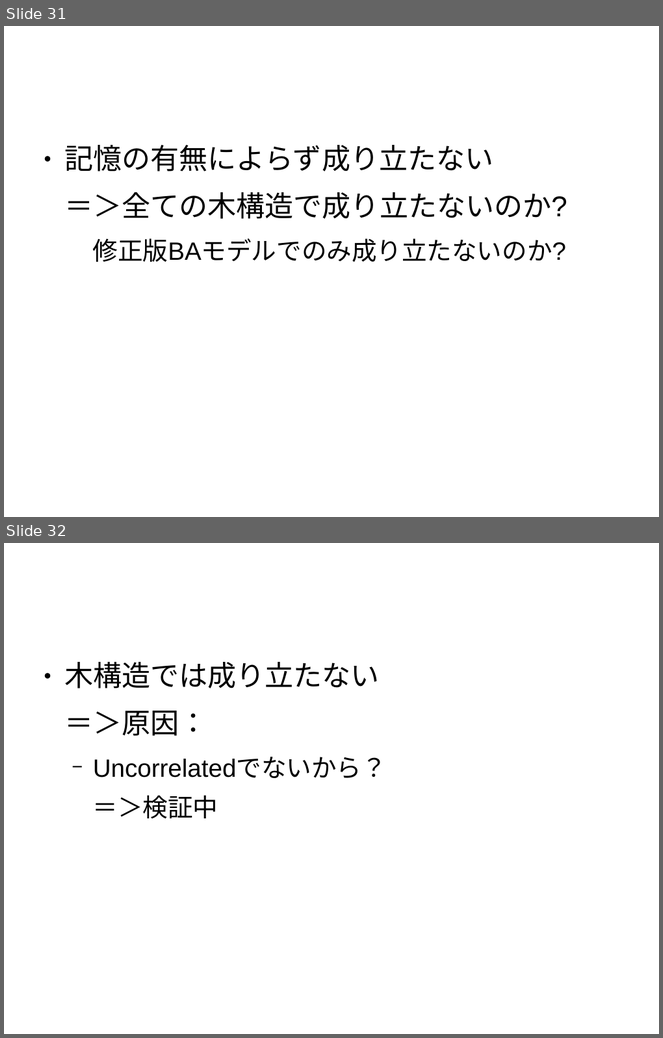
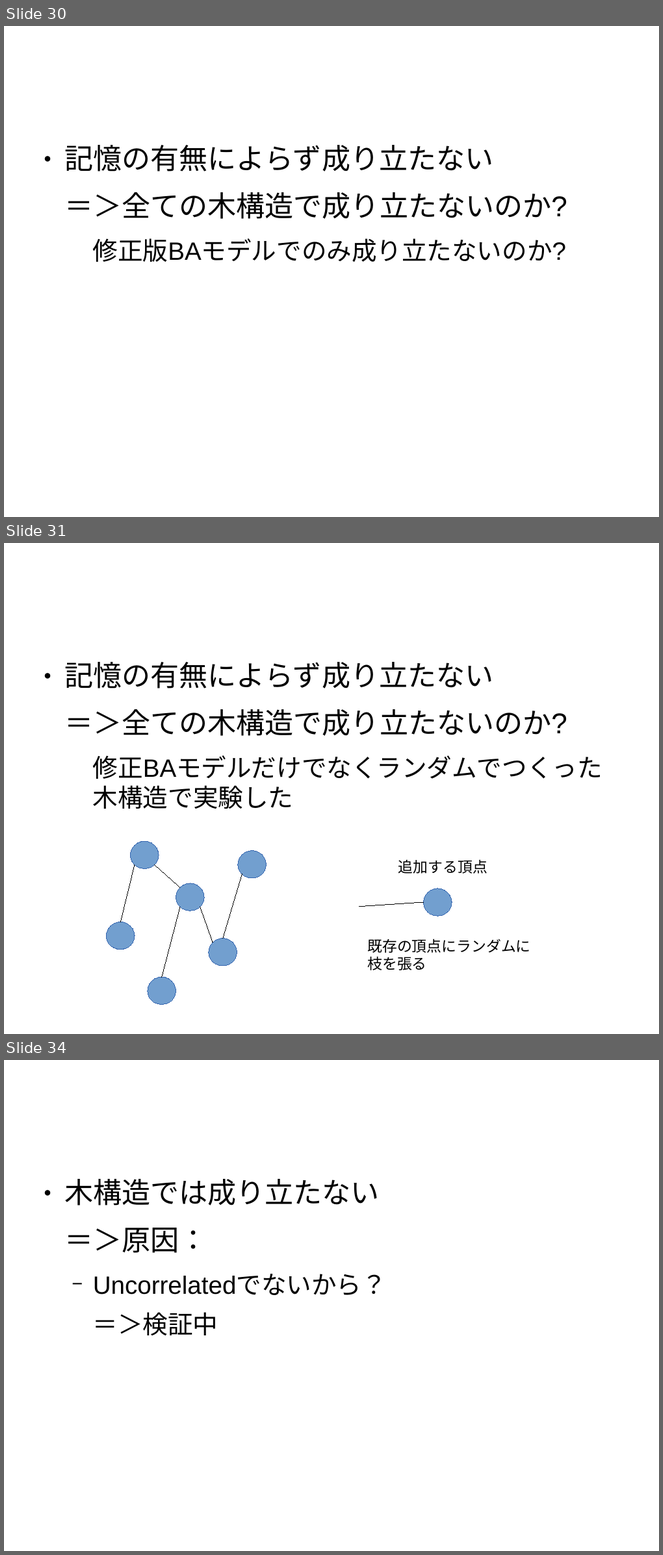
Before and after one commit to awesomest/NetWork_g-2015, a slide deck: 中間発表.odp. Shown one above the other, each under a label of ours: slides 31 and 32 before the commit, slides 30, 31 and 34 after it; the slides between them are not shown. The pictures are 663x1038 and 663x1555 pixels, drawn with LibreOffice and Linux fonts; fonts in the diff are those of the drawing; background and template pictures are left out. Boxes give left, top, right and bottom in pixels: in the first picture for what was removed or moved away, otherwise in the second. Text is boxed around its words. In the diff, an @@ line names an element or a change of style, - is before the commit and + after.

Commit message:
スライド
修正

```diff
--- a/中間発表.odp
+++ b/中間発表.odp
@@ slide 31 added at (x1=4, y1=543, x2=659, y2=1034), background #FFFFFF @@
@@ text added at (x1=65, y1=662, x2=603, y2=779), 34.7 pt, text #000000 @@
+● 記憶の有無によらず成り立たない
+＝＞全ての木構造で成り立たないのか?
+  修正BAモデルだけでなくランダムでつくった木構造で実験した
@@ title added at (x1=65, y1=709, x2=568, y2=736), 47.6 pt, text #FFFFFF @@
+木構造の場合
@@ ellipse added at (x1=131, y1=841, x2=159, y2=869), fill #729FCF, outline #3465AF 0 pt @@
@@ ellipse added at (x1=238, y1=851, x2=267, y2=878), fill #729FCF, outline #3465AF 0 pt @@
@@ line added from (135, 865) to (120, 923), #000000 0 pt @@
@@ line added from (154, 865) to (180, 888), #000000 0 pt @@
@@ line added from (223, 939) to (243, 874), #000000 0 pt @@
@@ text added at (x1=399, y1=860, x2=488, y2=874), 18 pt, text #000000 @@
+追加する頂点
@@ ellipse added at (x1=176, y1=884, x2=204, y2=911), fill #729FCF, outline #3465AF 0 pt @@
@@ ellipse added at (x1=424, y1=889, x2=452, y2=916), fill #729FCF, outline #3465AF 0 pt @@
@@ line added from (180, 907) to (161, 978), #000000 0 pt @@
@@ line added from (200, 907) to (213, 943), #000000 0 pt @@
@@ line added from (424, 902) to (359, 907), #000000 0 pt @@
@@ ellipse added at (x1=106, y1=923, x2=135, y2=950), fill #729FCF, outline #3465AF 0 pt @@
@@ ellipse added at (x1=209, y1=939, x2=237, y2=966), fill #729FCF, outline #3465AF 0 pt @@
@@ text added at (x1=367, y1=939, x2=530, y2=971), 18 pt, text #000000 @@
+既存の頂点にランダムに枝を張る
@@ ellipse added at (x1=148, y1=978, x2=176, y2=1005), fill #729FCF, outline #3465AF 0 pt @@
@@ what was slide 31 is now slide 30 @@
@@ what was slide 32 is now slide 34 @@
```
Also in this commit, not shown: 6 slides changed, 3 other slides added, 1 slide removed.
